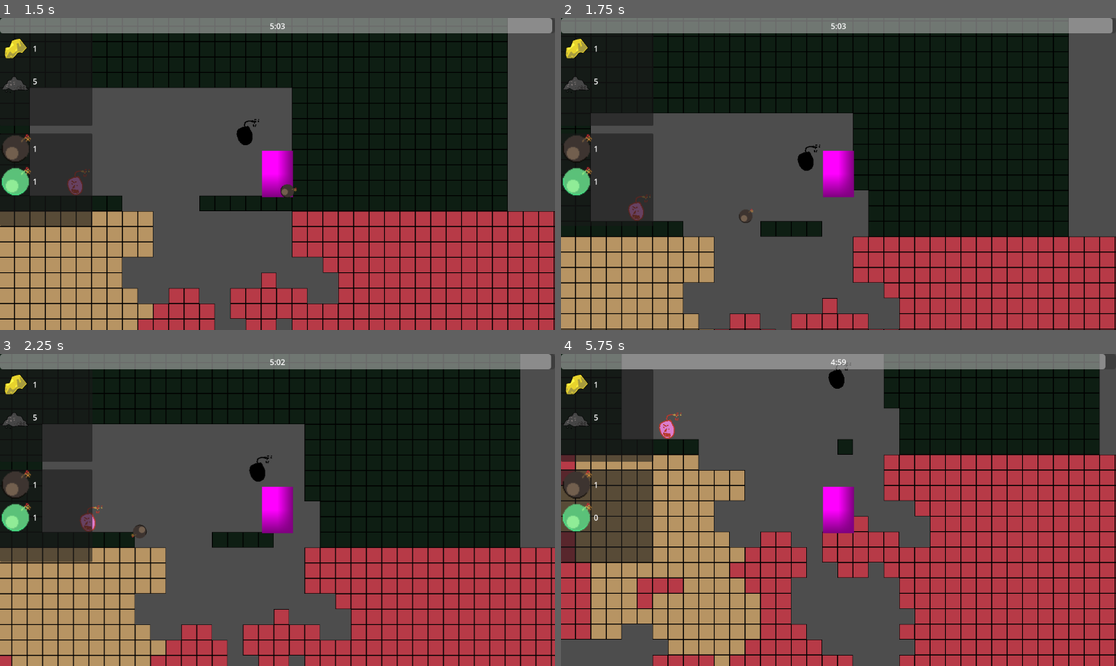
Above: before the commit, frames 1-4 (two rows, left to right).
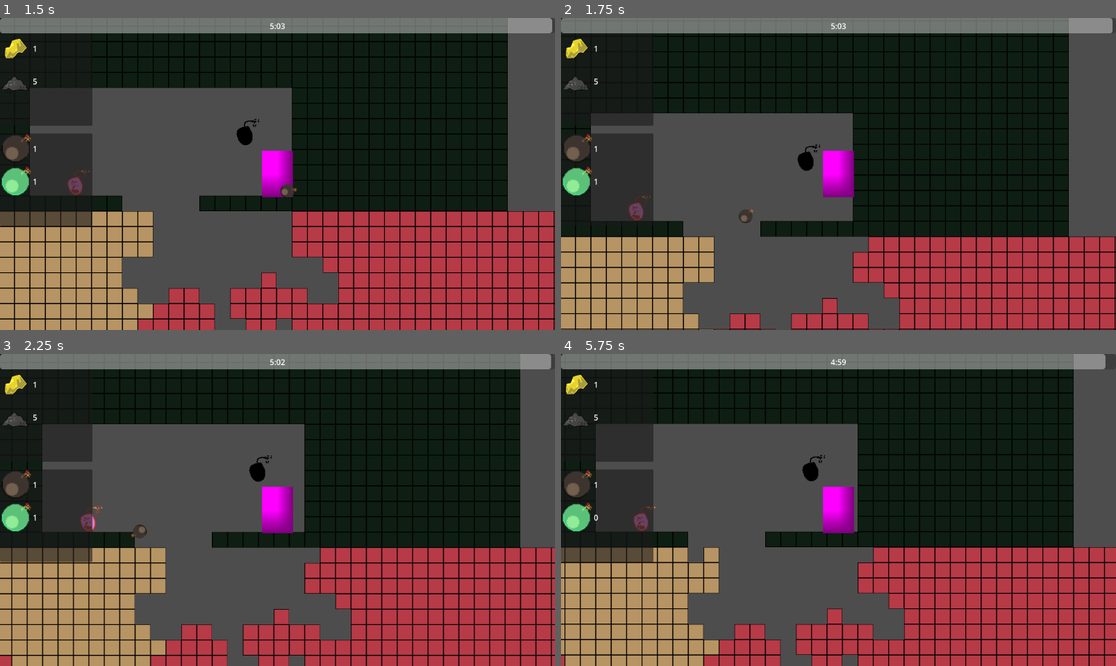
Above: after the commit, the same moments.

Repository: DevFTB/LD57
Game: Godot game, scene res://game.tscn
Two runs of this game, one before a commit and one after it. Both use one fixed random seed, a clock stepped at 60 frames per second and the inputs below.
Inputs (mouse positions are in pixels of both pictures, inside the frame that each line leads up to):
- Up to frame 1 (1.5 s): move the mouse to (399, 158) at 0.52 s; hold D (move_right) from 0.53 s (still down); click (399, 158) at 0.6 s; tap W (jump) at 0.77 s; move the mouse to (166, 189) at 1.27 s; tap E (interact) at 1.35 s
- Up to frame 2 (1.75 s): keep holding D (move_right); tap W (jump) at 1.52 s; click (727, 189) at 1.55 s
- Up to frame 3 (2.25 s): move the mouse to (333, 441) at 2.02 s; release D (move_right) at 2.03 s; hold A (move_left) from 2.03 s (still down); tap 1 (select_bomb_1) at 2.1 s
- Up to frame 4 (5.75 s): click (894, 441) at 2.3 s; move the mouse to (810, 572) at 2.77 s; release A (move_left) at 2.78 s; hold D (move_right) 2.78-4.28 s; tap 2 (select_bomb_2) at 2.85 s; tap W (jump) at 3.02, 3.77, 4.52 s; click (810, 572) at 3.05 s; move the mouse to (1005, 556) at 3.52 s; tap 3 (select_bomb_3) at 3.6 s; click (1005, 556) at 3.8 s; move the mouse to (672, 463) at 4.27 s; hold A (move_left) 4.28-5.03 s; click (672, 463) at 4.35 s; move the mouse to (866, 510) at 5.02 s; hold D (move_right) from 5.03 s (still down); click (866, 510) at 5.1 s

Frame 1 is identical in both runs. In frame 2, 0.8% of the frame differs, in the area x 47-56%, y 55-76%; in frame 3, 0.8%; in frame 4, 54%, in the area x 0-100%, y 0-100%.

Commit message:
Implemented Tile Hardness (#25)
* Added hardness check to tile destruction

* Moved explosion radius from entity to bomb type

* added linear fall off to explosion hardness

* Added comments to world.gd

Diff:
--- a/entities/throwables/bomb/bomb_basic_type.tres
+++ b/entities/throwables/bomb/bomb_basic_type.tres
@@ -9,6 +9,8 @@
 id = &"basic"
 bomb_icon = ExtResource("1_wk0hc")
 bomb_scene = ExtResource("2_y4aks")
+hardness = 3.0
 is_perishable = false
 is_sticky = false
+explosion_radius = 4
 metadata/_custom_type_script = "uid://dgalf5pstb0iw"
--- a/entities/throwables/bomb/bomb_type.gd
+++ b/entities/throwables/bomb/bomb_type.gd
@@ -6,5 +6,7 @@
 @export var bomb_scene: PackedScene = preload("res://entities/throwables/bomb/throwable_bomb_entity.tscn")
 
 @export_subgroup("Gameplay")
+@export var hardness: float = 1
 @export var is_perishable: bool = false
 @export var is_sticky: bool = false
+@export var explosion_radius: int = 2
--- a/entities/throwables/bomb/throwable_bomb_entity.gd
+++ b/entities/throwables/bomb/throwable_bomb_entity.gd
@@ -2,8 +2,6 @@
 class_name ThrowableBomb
 
 signal exploded
-
-@export var explosion_radius: int = 1
 
 var bomb_type: BombType
 
--- a/entities/throwables/bomb/throwable_bomb_entity.tscn
+++ b/entities/throwables/bomb/throwable_bomb_entity.tscn
@@ -60,7 +60,6 @@
 contact_monitor = true
 max_contacts_reported = 1
 script = ExtResource("1_vey3e")
-explosion_radius = 2
 
 [node name="CollisionShape2D" type="CollisionShape2D" parent="."]
 shape = SubResource("CircleShape2D_j5wjh")
--- a/world.gd
+++ b/world.gd
@@ -19,17 +19,34 @@
 	print(data.impulse)
 
 func _on_bomb_exploded(bomb: ThrowableBomb) -> void:
+	var explosion_radius := bomb.bomb_type.explosion_radius
+
 	var map_position_of_explosion = tilemap.local_to_map(bomb.global_position)
-	var top_left = map_position_of_explosion - Vector2i.ONE * bomb.explosion_radius
-	var bottom_right = map_position_of_explosion + Vector2i.ONE * bomb.explosion_radius
+
+	# Generates a bounding rectangle for the explosion.
+	var top_left = map_position_of_explosion - Vector2i.ONE * explosion_radius
+	var bottom_right = map_position_of_explosion + Vector2i.ONE * explosion_radius
 
 	var explosion_tiles: Array[Vector2i] = []
 	for x: int in range(top_left.x, bottom_right.x + 1):
 		for y: int in range(top_left.y, bottom_right.y + 1):
-			var distance: float = pow((x - map_position_of_explosion.x), 2) + pow(y - map_position_of_explosion.y, 2)
-			prints(x, y, distance, map_position_of_explosion)
-			if distance < pow(bomb.explosion_radius, 2) - 1.0:
-				explosion_tiles.append(Vector2i(x, y))
+			# Calculate distance to center of explosion
+			var distance: float = sqrt(pow((x - map_position_of_explosion.x), 2) + pow(y - map_position_of_explosion.y, 2))
 
+			# Checks in a circle around the center
+			if distance < explosion_radius:
+				var tile_location := Vector2i(x, y)
+				var tile_data: TileData = tilemap.get_cell_tile_data(tile_location)
+				if tile_data:
+					var tile_hardness: int = tile_data.get_custom_data("hardness")
+
+					# The bombs hardness falls of linearly as it gets further away from the center
+					var bomb_effective_hardness = clampf((1 - distance / explosion_radius) * bomb.bomb_type.hardness, 0, bomb.bomb_type.hardness)
+
+					# If the tile isn't indestructible and the bomb is strong enough, flag the tile to be broken.
+					if tile_hardness >= 0 and tile_hardness <= bomb_effective_hardness:
+						explosion_tiles.append(Vector2i(x, y))
+
+	# Clears the flagged tiles.
 	for tile in explosion_tiles:
 		tilemap.set_cell(tile)
